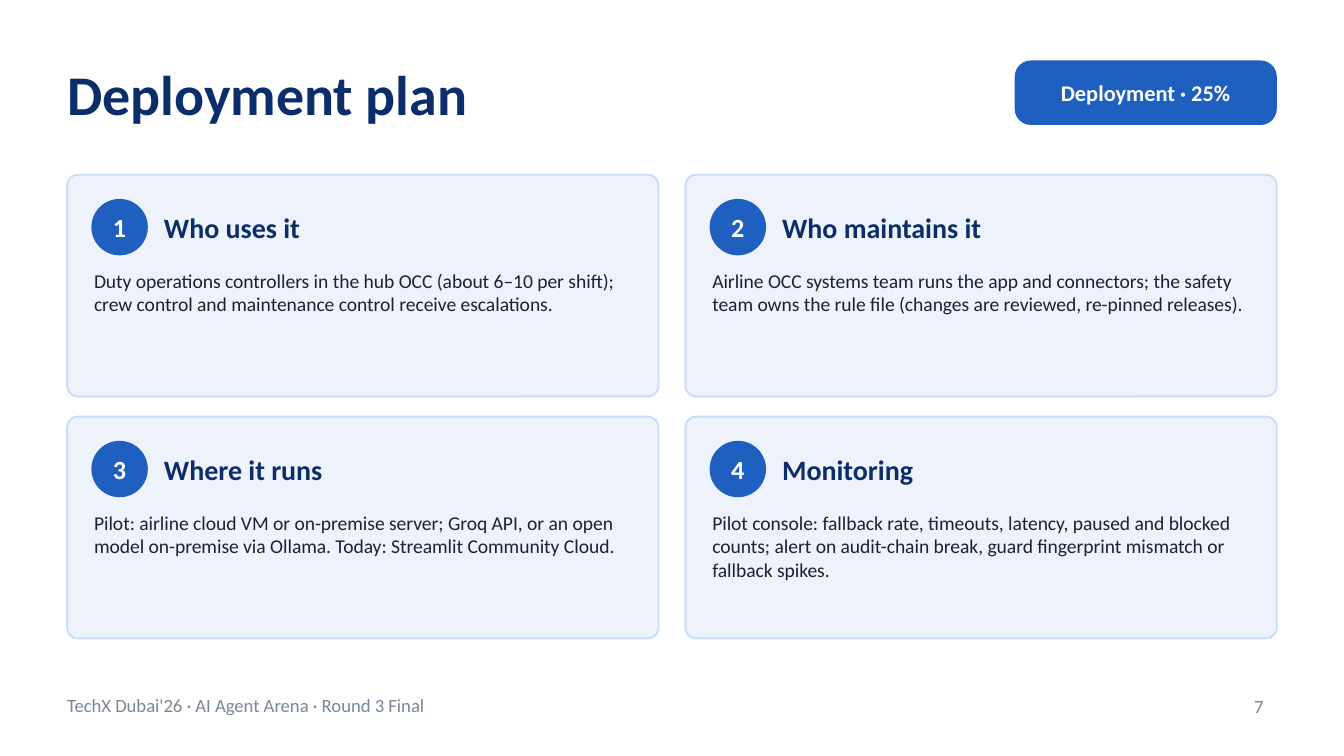
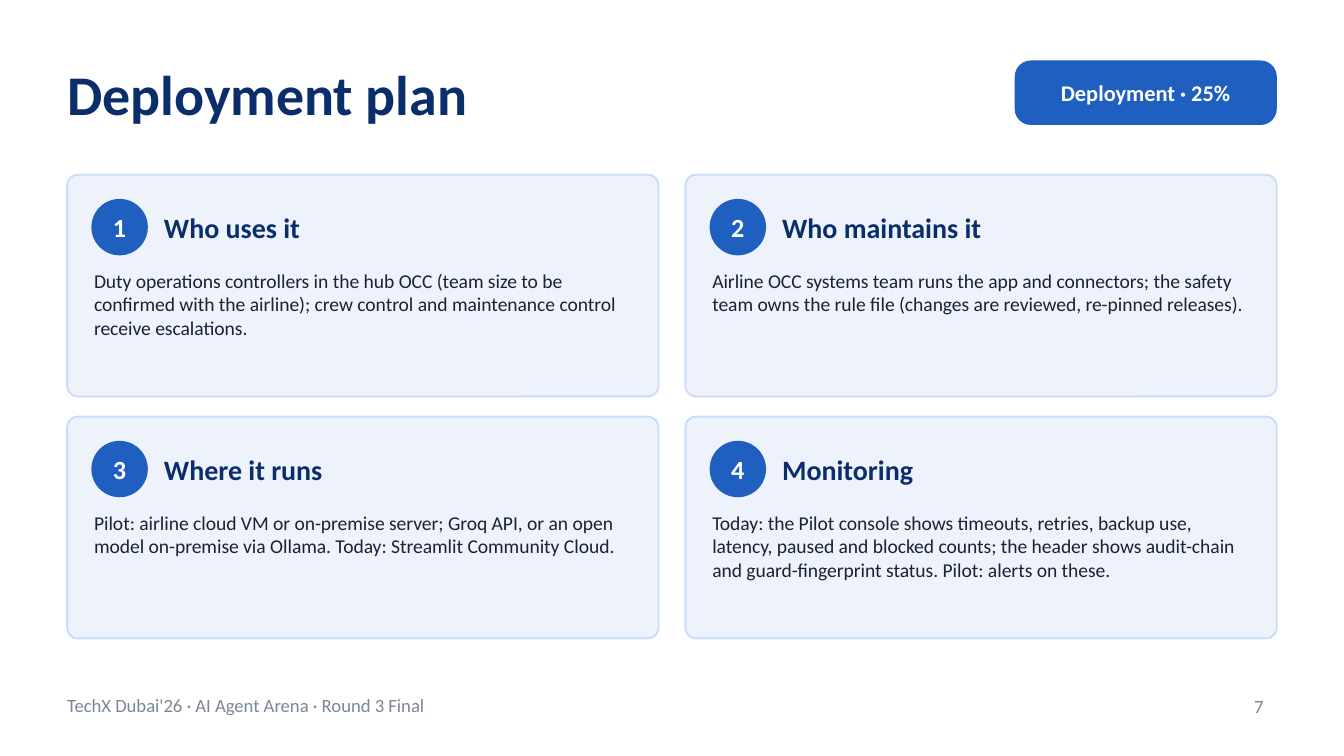
Before and after one commit to RithikhC/EagleX, a slide deck: slide 7 of docs/EagleX_Round3_Final.pptx. Drawn at 1344x756 pixels with LibreOffice and Linux fonts; fonts in the diff are those of the drawing. Boxes give left, top, right and bottom in pixels: in the first picture for what was removed or moved away, otherwise in the second. Text is boxed around its words. In the diff, an @@ line names an element or a change of style, - is before the commit and + after.

```diff
--- a/docs/EagleX_Round3_Final.pptx
+++ b/docs/EagleX_Round3_Final.pptx
@@ text at <box>94,274,616,335</box>: text changed @@
-Duty operations controllers in the hub OCC (about 6–10 per shift); crew control and maintenance control receive escalations.
+Duty operations controllers in the hub OCC (team size to be confirmed with the airline); crew control and maintenance control receive escalations.
@@ text at <box>712,516,1235,581</box>: text changed @@
-Pilot console: fallback rate, timeouts, latency, paused and blocked counts; alert on audit-chain break, guard fingerprint mismatch or fallback spikes.
+Today: the Pilot console shows timeouts, retries, backup use, latency, paused and blocked counts; the header shows audit-chain and guard-fingerprint status. Pilot: alerts on these.
```
Also in this commit, not shown: 6 other slides changed, 17 other files.
